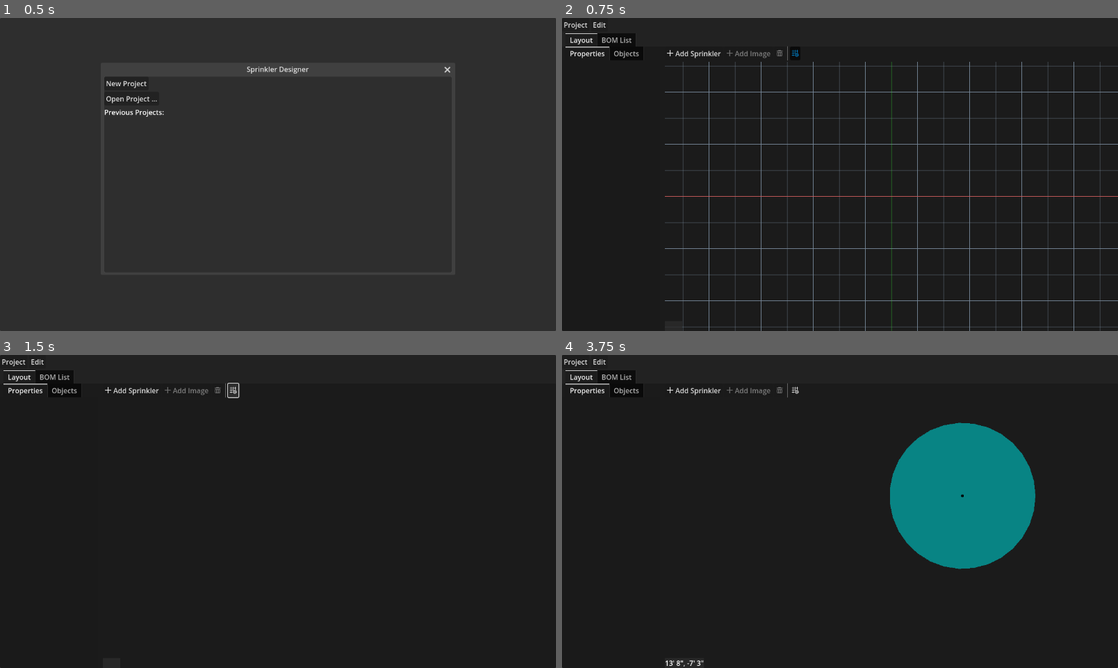
Above: before the commit, frames 1-4 (two rows, left to right).
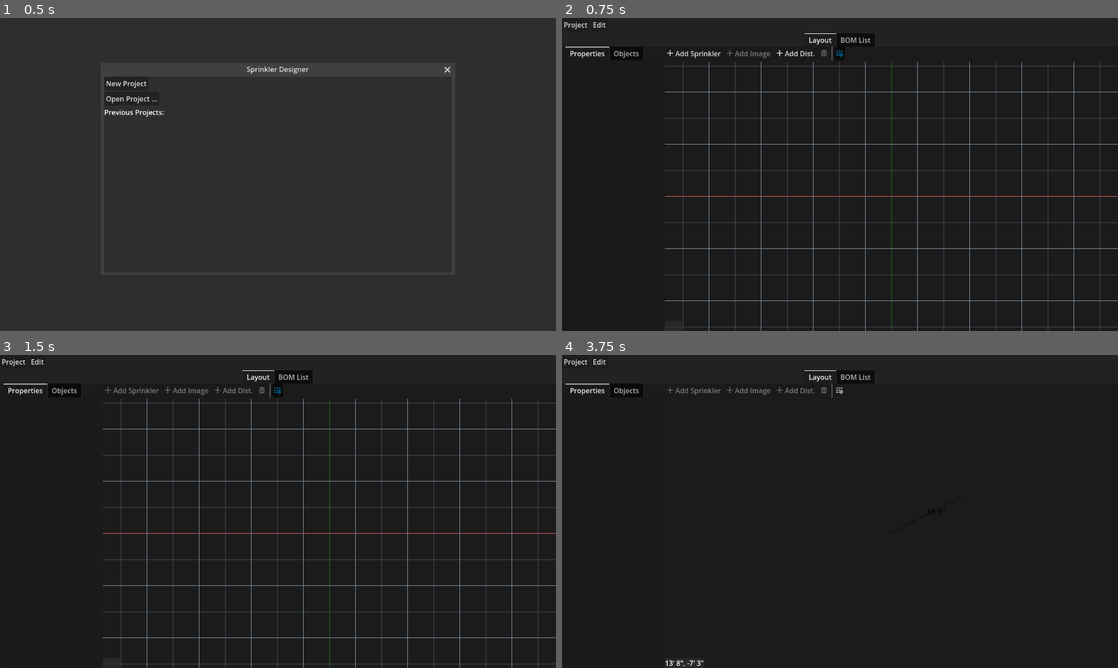
Above: after the commit, the same moments.

Repository: hankedan000/yardscaper
Game: Godot game, scene res://Main.tscn
Same seed, same stepped clock (60 frames per second), same inputs: the game is played once before the commit and once after it.
Inputs (mouse positions are in pixels of both pictures, inside the frame that each line leads up to; where the layout moved, square brackets give the same spot in the first picture):
- Up to frame 1 (0.5 s): no input
- Up to frame 2 (0.75 s): click "New Project" at 0.5 s
- Up to frame 3 (1.5 s): click (233, 389) at 1.25 s, where only the run after the commit has a clickable "Add Dist."
- Up to frame 4 (3.75 s): click (695, 389) at 2 s, where only the run before the commit has a clickable "Add Sprinkler"; click (840, 389) [795, 389] at 2.75 s; tap Enter at 3.5 s; move the mouse to (962, 495) at 3.52 s; tap Delete at 3.6 s; click (962, 495) at 3.67 s

Frame 1 is identical in both runs. In frame 2, 0.3% of the frame differs, in the area x 0-56%, y 4-14%; in frame 3, 4.2%; in frame 4, 10%, in the area x 0-86%, y 4-69%.

Commit message:
Adds distance measurement, icon, cleanup UI element focus modes

Diff:
--- a/SprinklerDesigner/project.godot
+++ b/SprinklerDesigner/project.godot
@@ -13,7 +13,7 @@
 config/name="Sprinkler Designer"
 run/main_scene="res://Main.tscn"
 config/features=PackedStringArray("4.2", "Forward Plus")
-config/icon="res://icon.svg"
+config/icon="res://assets/icons/grass_128.png"
 
 [autoload]
 
--- a/SprinklerDesigner/scenes/ui/LayoutPanel/LayoutPanel.gd
+++ b/SprinklerDesigner/scenes/ui/LayoutPanel/LayoutPanel.gd
@@ -6,7 +6,9 @@
 @onready var img_prop_list            := $HSplitContainer/LeftPane/Properties/ImageNodePropertiesList
 @onready var objects_list             := $HSplitContainer/LeftPane/Objects
 
+@onready var add_sprink_button           := $HSplitContainer/Layout/LayoutToolbar/AddSprinkler
 @onready var add_img_button           := $HSplitContainer/Layout/LayoutToolbar/AddImage
+@onready var add_dist_button           := $HSplitContainer/Layout/LayoutToolbar/AddDistMeasure
 @onready var remove_button            := $HSplitContainer/Layout/LayoutToolbar/RemoveButton
 @onready var world_container          := $HSplitContainer/Layout/World/ViewportContainer
 @onready var mouse_pos_label          := $HSplitContainer/Layout/World/MousePosLabel
@@ -15,11 +17,20 @@
 
 enum Mode {
 	Idle,
-	AddSprinkler
+	AddSprinkler,
+	AddDistMeasureA,
+	AddDistMeasureB
 }
 
-var mode = Mode.Idle
+var mode = Mode.Idle:
+	set(value):
+		var adds_disabled = value != Mode.Idle
+		add_sprink_button.disabled = adds_disabled
+		add_img_button.disabled = adds_disabled
+		add_dist_button.disabled = adds_disabled
+		mode = value
 var sprinkler_to_add : Sprinkler = null
+var dist_meas_to_add : DistanceMeasurement = null
 var undo_redo_ctrl := UndoRedoController.new()
 
 var selected_obj = null :
@@ -58,6 +69,9 @@
 	world_container.world_object_moved.connect(_on_world_object_moved)
 	undo_redo_ctrl.before_a_do.connect(_on_undo_redo_ctrl_before_a_do)
 	undo_redo_ctrl.after_a_do.connect(_on_undo_redo_ctrl_after_a_do)
+
+	# add shortcuts
+	remove_button.shortcut = Utils.create_shortcut(KEY_DELETE)
 
 func _input(event):
 	if event is InputEventMouseButton:
@@ -77,6 +91,8 @@
 
 			if sprinkler_to_add:
 				sprinkler_to_add.position = pos_in_world_px
+			elif dist_meas_to_add and mode == Mode.AddDistMeasureB:
+				dist_meas_to_add.point_b = pos_in_world_px
 			elif len(_held_objs) > 0:
 				_handle_held_obj_move(pos_in_world_px)
 
@@ -85,9 +101,9 @@
 	if not _is_point_over_world(click_pos):
 		return
 
+	var pos_in_world_px = _global_xy_to_pos_in_world(click_pos)
 	match mode:
 		Mode.Idle:
-			var pos_in_world_px = _global_xy_to_pos_in_world(click_pos)
 			var smallest_dist_px = null
 			var nearest_sprink = null
 			var clicked_image = null
@@ -117,6 +133,14 @@
 		Mode.AddSprinkler:
 			TheProject.add_object(sprinkler_to_add)
 			sprinkler_to_add = null
+			mode = Mode.Idle
+		Mode.AddDistMeasureA:
+			dist_meas_to_add.point_a = pos_in_world_px
+			mode = Mode.AddDistMeasureB
+		Mode.AddDistMeasureB:
+			dist_meas_to_add.point_b = pos_in_world_px
+			TheProject.add_object(dist_meas_to_add)
+			dist_meas_to_add = null
 			mode = Mode.Idle
 
 func _handle_left_click_release():
@@ -183,11 +207,14 @@
 func _on_add_image_pressed():
 	img_dialog.popup_centered()
 
+func _on_add_dist_measure_pressed():
+	dist_meas_to_add = DistanceMeasurement.new()
+	dist_meas_to_add.user_label = TheProject.get_unique_name('DistanceMeasurement')
+	world_container.objects.add_child(dist_meas_to_add)
+	mode = Mode.AddDistMeasureA
+
 func _on_remove_button_pressed():
-	if selected_obj is Sprinkler:
-		TheProject.remove_sprinkler(selected_obj)
-	elif selected_obj is ImageNode:
-		TheProject.remove_image(selected_obj)
+	TheProject.remove_object(selected_obj)
 	selected_obj = null
 
 func _on_TheProject_node_changed(obj, change_type, args):
--- a/SprinklerDesigner/scenes/ui/LayoutPanel/LayoutPanel.tscn
+++ b/SprinklerDesigner/scenes/ui/LayoutPanel/LayoutPanel.tscn
@@ -38,6 +38,7 @@
 
 [node name="LeftPane" type="TabContainer" parent="HSplitContainer"]
 layout_mode = 2
+tab_focus_mode = 0
 
 [node name="Properties" type="ScrollContainer" parent="HSplitContainer/LeftPane"]
 custom_minimum_size = Vector2(225, 0)
@@ -49,6 +50,7 @@
 layout_mode = 2
 
 [node name="ImageNodePropertiesList" parent="HSplitContainer/LeftPane/Properties" instance=ExtResource("4_legmd")]
+visible = false
 layout_mode = 2
 
 [node name="Objects" parent="HSplitContainer/LeftPane" instance=ExtResource("5_p3ckg")]
@@ -64,19 +66,29 @@
 [node name="AddSprinkler" type="Button" parent="HSplitContainer/Layout/LayoutToolbar"]
 layout_mode = 2
 tooltip_text = "Add sprinkler"
+focus_mode = 0
 text = "Add Sprinkler"
 icon = ExtResource("6_58poj")
 
 [node name="AddImage" type="Button" parent="HSplitContainer/Layout/LayoutToolbar"]
 layout_mode = 2
 tooltip_text = "Add image to project. Project needs to be saved before you can add images."
+focus_mode = 0
 disabled = true
 text = "Add Image"
+icon = ExtResource("6_58poj")
+
+[node name="AddDistMeasure" type="Button" parent="HSplitContainer/Layout/LayoutToolbar"]
+layout_mode = 2
+tooltip_text = "Add a distance measurement"
+focus_mode = 0
+text = "Add Dist."
 icon = ExtResource("6_58poj")
 
 [node name="RemoveButton" type="Button" parent="HSplitContainer/Layout/LayoutToolbar"]
 layout_mode = 2
 tooltip_text = "Remove item"
+focus_mode = 0
 disabled = true
 icon = ExtResource("7_nx6cf")
 
@@ -86,6 +98,7 @@
 [node name="ShowGridButton" type="Button" parent="HSplitContainer/Layout/LayoutToolbar"]
 layout_mode = 2
 tooltip_text = "Toggle grid visibility"
+focus_mode = 0
 toggle_mode = true
 button_pressed = true
 icon = ExtResource("8_uxbpy")
@@ -110,5 +123,6 @@
 [connection signal="file_selected" from="ImgDialog" to="." method="_on_img_dialog_file_selected"]
 [connection signal="pressed" from="HSplitContainer/Layout/LayoutToolbar/AddSprinkler" to="." method="_on_add_sprinkler_pressed"]
 [connection signal="pressed" from="HSplitContainer/Layout/LayoutToolbar/AddImage" to="." method="_on_add_image_pressed"]
+[connection signal="pressed" from="HSplitContainer/Layout/LayoutToolbar/AddDistMeasure" to="." method="_on_add_dist_measure_pressed"]
 [connection signal="pressed" from="HSplitContainer/Layout/LayoutToolbar/RemoveButton" to="." method="_on_remove_button_pressed"]
 [connection signal="toggled" from="HSplitContainer/Layout/LayoutToolbar/ShowGridButton" to="." method="_on_show_grid_checkbox_toggled"]
--- a/SprinklerDesigner/scenes/ui/ProjectEditor/ProjectEditor.tscn
+++ b/SprinklerDesigner/scenes/ui/ProjectEditor/ProjectEditor.tscn
@@ -64,6 +64,8 @@
 [node name="ProjectTabs" type="TabContainer" parent="VBoxContainer"]
 layout_mode = 2
 size_flags_vertical = 3
+tab_alignment = 1
+tab_focus_mode = 0
 
 [node name="Layout" parent="VBoxContainer/ProjectTabs" instance=ExtResource("4_3cv8w")]
 layout_mode = 2
--- a/SprinklerDesigner/scenes/ui/SprinklerPropertyEditor/SprinklerPropertyEditor.tscn
+++ b/SprinklerDesigner/scenes/ui/SprinklerPropertyEditor/SprinklerPropertyEditor.tscn
@@ -52,7 +52,7 @@
 layout_mode = 2
 
 [node name="Label6" type="Label" parent="."]
-modulate = Color(0.161111, 0.18994, 1, 1)
+modulate = Color(1, 0.188235, 0.215686, 1)
 layout_mode = 2
 text = "Min Distance: "
 
@@ -62,7 +62,7 @@
 suffix = "ft"
 
 [node name="Label7" type="Label" parent="."]
-modulate = Color(1, 0.186899, 0.216748, 1)
+modulate = Color(0.39, 1, 0.4205, 1)
 layout_mode = 2
 text = "Max Distance: "
 
--- /dev/null
+++ b/SprinklerDesigner/scenes/world_objects/DistanceMeasurement/DistanceMeasurement.gd
@@ -0,0 +1,53 @@
+extends MoveableNode2D
+class_name DistanceMeasurement
+
+var color := Color.BLACK
+
+var point_a := Vector2():
+	set(value):
+		point_a = value
+		queue_redraw()
+
+var point_b := Vector2():
+	set(value):
+		point_b = value
+		queue_redraw()
+
+func _draw():
+	if dist_px() < 1.0:
+		return # nothing to draw
+
+	draw_line(point_a, point_b, color, 1)
+	var font : Font = ThemeDB.fallback_font
+	var pretty_dist = Utils.pretty_dist(dist_ft())
+	draw_string(
+		font,
+		mid_point(),
+		pretty_dist,
+		HORIZONTAL_ALIGNMENT_LEFT,
+		-1, # width
+		16, # font_size
+		color)
+
+func mid_point() -> Vector2:
+	return point_a + ((point_b - point_a) / 2.0)
+
+func dist_px() -> float:
+	return point_a.distance_to(point_b)
+
+func dist_ft() -> float:
+	return Utils.px_to_ft(dist_px())
+
+func get_subclass() -> String:
+	return "DistanceMeasurement"
+
+func serialize():
+	var obj = super.serialize()
+	obj['point_a_ft'] = Utils.vect2_to_pair(Utils.px_to_ft_vec(point_a))
+	obj['point_b_ft'] = Utils.vect2_to_pair(Utils.px_to_ft_vec(point_b))
+	return obj
+
+func deserialize(obj):
+	super.deserialize(obj)
+	point_a = Utils.ft_to_px_vec(Utils.pair_to_vect2(obj['point_a_ft']))
+	point_b = Utils.ft_to_px_vec(Utils.pair_to_vect2(obj['point_b_ft']))
--- /dev/null
+++ b/SprinklerDesigner/scenes/world_objects/DistanceMeasurement/DistanceMeasurement.tscn
@@ -0,0 +1,6 @@
+[gd_scene load_steps=2 format=3 uid="uid://db8wvn8xh27x0"]
+
+[ext_resource type="Script" path="res://scenes/world_objects/DistanceMeasurement/DistanceMeasurement.gd" id="1_skq7c"]
+
+[node name="DistanceMeasurement" type="Node2D"]
+script = ExtResource("1_skq7c")
--- a/SprinklerDesigner/scenes/world_objects/Sprinkler/Sprinkler.gd
+++ b/SprinklerDesigner/scenes/world_objects/Sprinkler/Sprinkler.gd
@@ -157,8 +157,8 @@
 
 func _draw():
 	var stop_angle = deg_to_rad(sweep_deg)
-	var water_color = Color.AQUA
-	water_color.a = 0.7
+	var water_color = Color.DODGER_BLUE
+	water_color.a = 0.5
 	var max_radius = Utils.ft_to_px(max_dist_ft)
 	var min_radius = Utils.ft_to_px(min_dist_ft)
 	var dist_radius = Utils.ft_to_px(dist_ft)
@@ -166,9 +166,9 @@
 	if show_water:
 		draw_sector(center, dist_radius, 0, stop_angle, ARC_POINTS, water_color)
 	if show_min_dist:
-		draw_arc(center, min_radius, 0, stop_angle, ARC_POINTS, Color.BLUE, 1.0)
+		draw_arc(center, min_radius, 0, stop_angle, ARC_POINTS, Color.RED, 1.0)
 	if show_max_dist:
-		draw_arc(center, max_radius, 0, stop_angle, ARC_POINTS, Color.RED, 1.0)
+		draw_arc(center, max_radius, 0, stop_angle, ARC_POINTS, Color.LIME_GREEN, 1.0)
 	if show_indicator:
 		draw_circle(center, Utils.ft_to_px(BODY_RADIUS_FT * 2), Color.YELLOW)
 	# draw body
--- a/SprinklerDesigner/scenes/world_objects/WorldObject.gd
+++ b/SprinklerDesigner/scenes/world_objects/WorldObject.gd
@@ -25,16 +25,14 @@
 	return "WorldObject"
 
 func serialize():
-	var position_ft = Utils.px_to_ft_vec(position)
 	return {
 		'subclass' : get_subclass(),
-		'position_ft' : [position_ft.x, position_ft.y],
+		'position_ft' : Utils.vect2_to_pair(Utils.px_to_ft_vec(position)),
 		'rotation_deg' : int(rotation_degrees),
 		'user_label' : user_label
 	}
 
 func deserialize(obj):
-	var pos_ft = obj['position_ft']
-	position = Vector2(Utils.ft_to_px(pos_ft[0]), Utils.ft_to_px(pos_ft[1]))
+	position = Utils.ft_to_px_vec(Utils.pair_to_vect2(obj['position_ft']))
 	rotation_degrees = obj['rotation_deg']
 	user_label = obj['user_label']
--- a/SprinklerDesigner/scripts/Project.gd
+++ b/SprinklerDesigner/scripts/Project.gd
@@ -174,6 +174,12 @@
 				var img_node := ImageNodeScene.instantiate()
 				img_node.deserialize(obj_ser)
 				add_object(img_node)
+			'DistanceMeasurement':
+				var dist := DistanceMeasurement.new()
+				dist.deserialize(obj_ser)
+				add_object(dist)
+			_:
+				push_warning("unimplemented subclass '%s' deserialization" % [obj_ser['subclass']])
 	_suppress_self_edit_signals = false
 
 func _on_node_property_changed(property, from, to, node):
--- a/SprinklerDesigner/scripts/Utils.gd
+++ b/SprinklerDesigner/scripts/Utils.gd
@@ -76,3 +76,9 @@
 		return json.data
 	push_error("failed to parse JSON object from str '%s'" % [obj_str])
 	return null
+
+func vect2_to_pair(vec: Vector2) -> Array:
+	return [vec.x, vec.y]
+
+func pair_to_vect2(pair: Array) -> Vector2:
+	return Vector2(pair[0], pair[1])
Binary file added: SprinklerDesigner/assets/icons/grass_128.png
Not shown, added: SprinklerDesigner/assets/icons/grass_128.png.import
